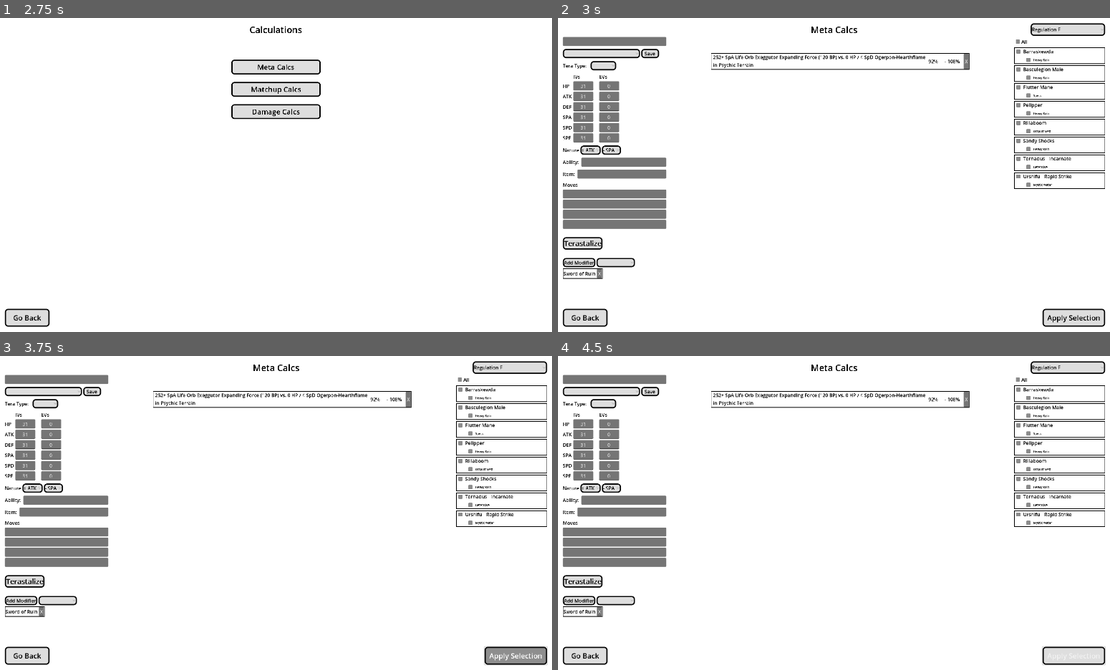
Above: before the commit, frames 1-4 (two rows, left to right).
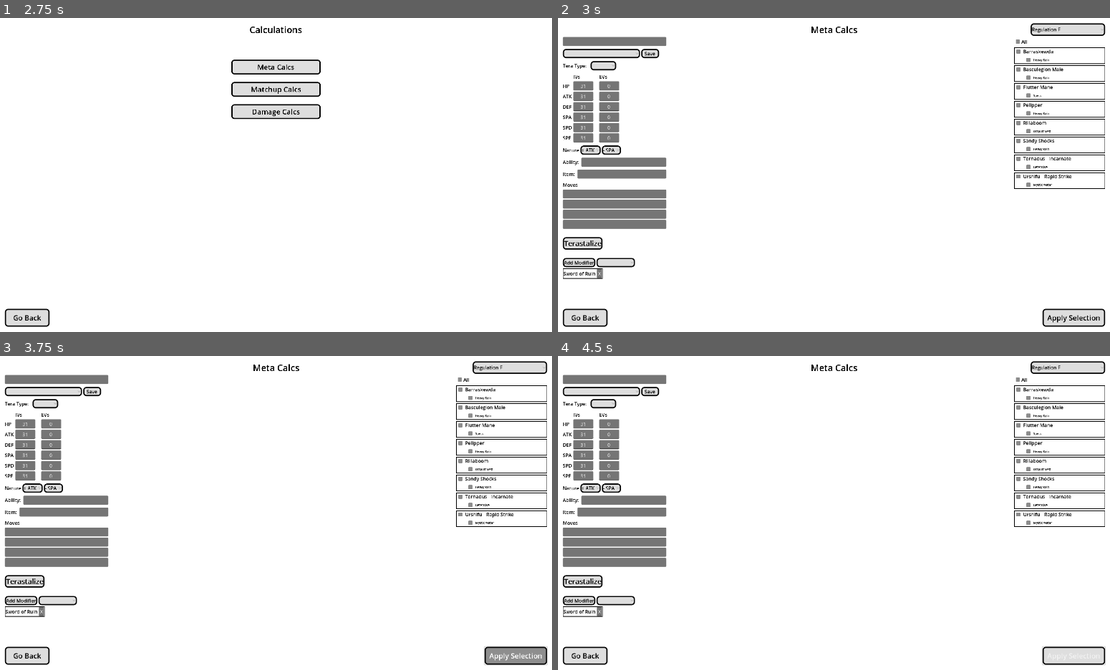
Above: after the commit, the same moments.

Repository: N0rin/VGC-Analyzer
Game: Godot game, scene res://Scene/UserInterface/main.tscn
Same seed, same stepped clock (60 frames per second), same inputs: the game is played once before the commit and once after it.
Inputs:
- Up to frame 1 (2.75 s): click "Analyzer" at 0.5 s; click "Go Back" at 1.25 s; click "Calculations" at 2 s
- Up to frame 2 (3 s): click "Meta Calcs" at 2.75 s
- Up to frame 3 (3.75 s): click "Apply Selection" at 3.5 s
- Up to frame 4 (4.5 s): click "Matchup Calcs" at 4.25 s

Frame 1 is identical in both runs. In frame 2, 0.8% of the frame differs, in the area x 27-75%, y 11-17%; in frame 3, 0.8%; in frame 4, 0.8%.

Commit message:
MoveDescriptions are Loading

Diff:
--- a/Ressourcen/Global/attack_description.gd
+++ b/Ressourcen/Global/attack_description.gd
@@ -29,7 +29,7 @@
 	var environment = screen + friend_guard + terrain + weather
 
 	var description = attacker + attack + "vs. " + defender + environment
-	$MarginContainer/HBoxContainer/Description.text = description
+	return description
 
 func get_attack_boost(context: AttackContext) -> String:
 	var boost_value = 0
@@ -190,9 +190,9 @@
 
 func get_offensive_ruin(context: AttackContext) -> String:
 	match([get_used_defense_stat(context), context.ruin_sword, context.ruin_sword]):
-		["Defense", true, _]:
+		["Defense", true, _] when context.defender.data.ability.name != "Sword of Ruin":
 			return "Sword of Ruin "
-		["Special Defense", _, true]:
+		["Special Defense", _, true] when context.defender.data.ability.name != "Beads of Ruin":
 			return "Beads of Ruin "
 	return ""
 
@@ -207,7 +207,7 @@
 		return "Helping Hand "
 	return ""
 
-func get_extra_attack_info(context: AttackContext):
+func get_extra_attack_info(context: AttackContext) -> String:
 	match(context.get_move().name):
 		"Heavy Slam", "Heat Crash":
 			return "(" + str(damage_calculation.get_heavy_slam_power(context.attacker.data.species.weight, context.defender.data.species.weight)) + " BP) "
@@ -222,6 +222,7 @@
 		"Misty Explosion":
 			if context.terrain == "Misty":
 				return "(150 BP) "
+	return ""
 
 func get_defense_boost(context: AttackContext) -> String:
 	var boost_value = 0
@@ -238,28 +239,33 @@
 
 func get_defender_training(context: AttackContext) -> String:
 	var data = context.defender.data
-	var text = ""
+	var defense = ""
 	var stat = ""
 	var iv = 0
 	match(get_used_defense_stat(context)):
 		"Defense":
 			stat = "Def"
-			text = str(data.def_evs)
+			defense = str(data.def_evs)
 			iv = data.def_ivs
 		"Special Defense":
 			stat = "SpD"
-			text = str(data.spd_evs)
+			defense = str(data.spd_evs)
 			iv = data.spd_ivs
 
 	if data.increased_stat == stat:
-		text = text + "+"
+		defense = defense + "+"
 	if data.reduced_stat == stat:
-		text = text + "-"
+		defense = defense + "-"
 
 	if iv != 31:
-		text = text + " " + str(iv) + "IV"
-
-	return text + " " + stat + " "
+		defense = defense + " " + str(iv) + "IV"
+
+	var hp = str(data.hp_evs)
+
+	if data.hp_ivs != 31:
+		hp = "%s %sIV" % [hp, data.hp_ivs]
+
+	return "%s HP / %s %s " % [hp, defense, stat]
 
 func get_defender_item(context: AttackContext) -> String:
 	var item = context.defender.data.item
@@ -267,7 +273,7 @@
 		["Assault Vest", "Special"]:
 			return item + " "
 
-	var type_matchup = damage_calculation.checkTypeMatchup(context.get_move(),context.defender.data.get_types())
+	var type_matchup = damage_calculation.checkTypeMatchup(context.get_move(),context.defender.get_typing())
 	match(context.get_move().type):
 		"Normal":
 			match(item):
@@ -368,9 +374,9 @@
 
 func get_defensive_ruin(context: AttackContext) -> String:
 	match([context.get_move().category, context.ruin_tablets, context.ruin_vessel]):
-		["Physical", true, _]:
+		["Physical", true, _] when context.attacker.data.ability.name != "Tablets of Ruin":
 			return "Tablets of Ruin "
-		["Special", _, true]:
+		["Special", _, true] when context.attacker.data.ability.name != "Vessel of Ruin":
 			return "Vessel of Ruin "
 	return ""
 
--- a/Ressourcen/Global/damage_calculation.gd
+++ b/Ressourcen/Global/damage_calculation.gd
@@ -380,7 +380,7 @@
 	return type_shifter
 
 func isPokemonGrounded(pokemon: Pokemon) -> bool:
-	match(pokemon.get_type()):
+	match(pokemon.get_typing()):
 		["Flying", _], [_, "Flying"]:
 			return false
 	if pokemon.data.ability.name == "Levitate":
--- a/Ressourcen/Pokemon.gd
+++ b/Ressourcen/Pokemon.gd
@@ -5,7 +5,7 @@
 var state:PokemonState
 
 func get_typing() -> Array[String]:
-	if state.terracrystalized:
+	if state.terracrystalized and data.tera_type != "Stellar":
 		return [data.tera_type, ""]
 
 	return data.get_base_types()
--- a/Ressourcen/PokemonData.gd
+++ b/Ressourcen/PokemonData.gd
@@ -1,7 +1,7 @@
 extends Resource
 class_name PokemonData
 
-@export var set_name : String
+@export var set_name : String = "new Set"
 @export var species : Species
 @export var ability : Ability
 @export var item : Item
--- a/Scene/UserInterface/SubScenes/move_calc_item.gd
+++ b/Scene/UserInterface/SubScenes/move_calc_item.gd
@@ -3,3 +3,7 @@
 
 func load_attack(context: AttackContext):
 	$MarginContainer/HBoxContainer/Description.text = AttackDescription.create_description(context)
+
+
+func _on_remove_button_pressed():
+	hide()
--- a/Scene/UserInterface/SubScenes/move_calc_item.tscn
+++ b/Scene/UserInterface/SubScenes/move_calc_item.tscn
@@ -17,12 +17,13 @@
 layout_mode = 2
 
 [node name="Description" type="Label" parent="MarginContainer/HBoxContainer"]
-custom_minimum_size = Vector2(100, 52)
+custom_minimum_size = Vector2(100, 0)
 layout_mode = 2
 size_flags_horizontal = 3
 size_flags_vertical = 1
 theme_override_colors/font_color = Color(0, 0, 0, 1)
 text = "252+ SpA Life Orb Exeggutor Expanding Force (120 BP) vs. 0 HP / 4 SpD Ogerpon-Hearthflame in Psychic Terrain"
+vertical_alignment = 1
 autowrap_mode = 2
 
 [node name="Minimum" type="Label" parent="MarginContainer/HBoxContainer"]
@@ -45,3 +46,5 @@
 [node name="RemoveButton" type="Button" parent="MarginContainer/HBoxContainer"]
 layout_mode = 2
 text = "X"
+
+[connection signal="pressed" from="MarginContainer/HBoxContainer/RemoveButton" to="." method="_on_remove_button_pressed"]
--- a/Scene/UserInterface/SubScenes/set_selection_item.gd
+++ b/Scene/UserInterface/SubScenes/set_selection_item.gd
@@ -18,6 +18,12 @@
 	species_label.text = species_name
 	create_subsets(pokemon_set_list)
 
+func get_sets() -> Array[PokemonData]:
+	var pokemon_sets : Array[PokemonData]
+	for subset in subset_container.get_children():
+		pokemon_sets.append(subset.get_set_data())
+
+	return pokemon_sets
 
 func _on_check_box_toggled(toggled_on):
 	for child in subset_container.get_children():
--- a/Scene/UserInterface/meta_calcs.gd
+++ b/Scene/UserInterface/meta_calcs.gd
@@ -2,6 +2,7 @@
 const DATA_PATH = "res://Ressourcen/"
 
 @onready var set_selection_item_scene = preload("res://Scene/UserInterface/SubScenes/set_selection_item.tscn")
+@onready var move_calc_item_scene = preload("res://Scene/UserInterface/SubScenes/move_calc_item.tscn")
 
 var pokemon_list: Array[Species]
 var pokemon_set_list: Array[PokemonData]
@@ -20,6 +21,7 @@
 @onready var move_selector4 = $"MarginContainer/VBoxContainer/CoreUI/Left/Set Edit/Moves/Move4"
 @onready var move_selectors = [move_selector1, move_selector2, move_selector3, move_selector4]
 @onready var right_set_selection = $MarginContainer/VBoxContainer/CoreUI/Right/Scroll/VBoxContainer
+@onready var middle_move_list = $MarginContainer/VBoxContainer/CoreUI/Middle/MiddleScroll/MoveList
 
 func load_saved_pokemon_data():
 	load_into_list(pokemon_list, "Species")
@@ -79,10 +81,65 @@
 		set_selection_item.toggled.connect(_on_right_box_toggled)
 
 func update_middle():
-	pass
+	clear_middle_selection()
+	var is_left_attacker = true
+	var test_pokemon = Pokemon.new()
+	test_pokemon.state = PokemonState.new()
+	test_pokemon.data = get_left_pokemon_data()
+	var context = AttackContext.new()
+
+	for set_selection_item: SetSelectionItem in right_set_selection.get_children():
+		for meta_set in set_selection_item.get_sets():
+			var meta_pokemon = Pokemon.new()
+			meta_pokemon.state = PokemonState.new()
+			meta_pokemon.data = meta_set
+
+			if is_left_attacker:
+				context.attacker = test_pokemon
+				context.defender = meta_pokemon
+			else:
+				context.attacker = meta_pokemon
+				context.defender = test_pokemon
+
+			for move_value in range(1,4):
+				context.used_attack = move_value
+				if context.get_move():
+					match(context.get_move().category):
+						"Physical", "Special":
+							var move_calc_item = move_calc_item_scene.instantiate()
+							move_calc_item.load_attack(context)
+							middle_move_list.add_child(move_calc_item)
+
+func get_left_pokemon_data() -> PokemonData:
+	var data = PokemonData.new()
+	data.species = find_by_name(pokemon_list, pokemon_selector.selected)
+	data.ability = find_by_name(ability_list, ability_selector_full.selected)
+	data.item = find_by_name(item_list, item_selector.selected)
+	data.tera_type = get_selected_tera_type()
+	data.increased_stat = get_modified_stat($"MarginContainer/VBoxContainer/CoreUI/Left/Set Edit/NatureSelector/NatureIncrease".selected)
+	data.reduced_stat = get_modified_stat($"MarginContainer/VBoxContainer/CoreUI/Left/Set Edit/NatureSelector/NatureDecrease".selected)
+	data.hp_evs = $"MarginContainer/VBoxContainer/CoreUI/Left/Set Edit/Stats/HpEv".value
+	data.atk_evs = $"MarginContainer/VBoxContainer/CoreUI/Left/Set Edit/Stats/AtkEv".value
+	data.def_evs = $"MarginContainer/VBoxContainer/CoreUI/Left/Set Edit/Stats/DefEv".value
+	data.spa_evs = $"MarginContainer/VBoxContainer/CoreUI/Left/Set Edit/Stats/SpaEv".value
+	data.spd_evs = $"MarginContainer/VBoxContainer/CoreUI/Left/Set Edit/Stats/SpdEv".value
+	data.spe_evs = $"MarginContainer/VBoxContainer/CoreUI/Left/Set Edit/Stats/SpeEv".value
+	data.hp_ivs = $"MarginContainer/VBoxContainer/CoreUI/Left/Set Edit/Stats/HpIv".value
+	data.atk_ivs = $"MarginContainer/VBoxContainer/CoreUI/Left/Set Edit/Stats/AtkIv".value
+	data.def_ivs = $"MarginContainer/VBoxContainer/CoreUI/Left/Set Edit/Stats/DefIv".value
+	data.spa_ivs = $"MarginContainer/VBoxContainer/CoreUI/Left/Set Edit/Stats/SpaIv".value
+	data.spd_ivs = $"MarginContainer/VBoxContainer/CoreUI/Left/Set Edit/Stats/SpdIv".value
+	data.spe_ivs = $"MarginContainer/VBoxContainer/CoreUI/Left/Set Edit/Stats/SpeIv".value
+	data.move1 = find_by_name(move_list, move_selector1.selected)
+	data.move2 = find_by_name(move_list, move_selector2.selected)
+	data.move3 = find_by_name(move_list, move_selector3.selected)
+	data.move4 = find_by_name(move_list, move_selector4.selected)
+	return data
 
 func _on_species_item_selected(name):
 	clear_set()
+	set_selector.clear()
+	set_selector.add_item("New Set", 0)
 	set_selector.set_item_metadata(0, null)
 
 	for species in pokemon_list:
@@ -123,15 +180,20 @@
 	for move_selector in move_selectors:
 		move_selector.clear()
 
-	clear_set()
-
-func clear_set():
 	set_selector.clear()
 	set_selector.add_item("New Set", 0)
+	clear_set()
+
+	clear_right_selection()
+	clear_middle_selection()
+
+func clear_set():
 	set_tera_type("Normal")
 	for node in $"MarginContainer/VBoxContainer/CoreUI/Left/Set Edit/Stats".get_children():
-		if node is SpinBox:
+		if node is EvSpinBox:
 			node.value = 0
+		elif node is SpinBox:
+			node.value = 31
 	$"MarginContainer/VBoxContainer/CoreUI/Left/Set Edit/NatureSelector/NatureIncrease".select(0)
 	$"MarginContainer/VBoxContainer/CoreUI/Left/Set Edit/NatureSelector/NatureDecrease".select(2)
 	ability_selector.select(-1)
@@ -145,13 +207,21 @@
 		right_set_selection.remove_child(child)
 		child.queue_free()
 
+func clear_middle_selection():
+	for child in middle_move_list.get_children():
+		middle_move_list.remove_child(child)
+		child.queue_free()
+
 func _on_back_pressed():
 	hide()
 	clear()
 
 func _on_set_select_item_selected(index):
 	var pokemon_set: PokemonData = set_selector.get_item_metadata(index)
-	set_pokemon_data(pokemon_set)
+	if pokemon_set:
+		set_pokemon_data(pokemon_set)
+	else:
+		clear_set()
 
 func get_pokemon_set_from_species(name: String) -> Array[PokemonData]:
 	var list: Array[PokemonData]
@@ -212,6 +282,63 @@
 			index = 18
 	$"MarginContainer/VBoxContainer/CoreUI/Left/Set Edit/Tera/OptionButton".select(index)
 
+func get_selected_tera_type() -> String:
+	var index = $"MarginContainer/VBoxContainer/CoreUI/Left/Set Edit/Tera/OptionButton".selected
+	match(index):
+		0:
+			return "Bug"
+		1:
+			return "Dark"
+		2:
+			return "Dragon"
+		3:
+			return "Electric"
+		4:
+			return "Fairy"
+		5:
+			return "Fighting"
+		6:
+			return "Fire"
+		7:
+			return "Flying"
+		8:
+			return "Ghost"
+		9:
+			return "Grass"
+		10:
+			return "Ground"
+		11:
+			return "Ice"
+		12:
+			return "Normal"
+		13:
+			return "Poison"
+		14:
+			return "Psychic"
+		15:
+			return "Rock"
+		16:
+			return "Steel"
+		17:
+			return "Water"
+		18:
+			return "Stellar"
+	return ""
+
+func get_modified_stat(index: int) -> String:
+	match(index):
+		0:
+			return "Atk"
+		1:
+			return "Def"
+		2:
+			return "SpA"
+		3:
+			return "SpD"
+		4:
+			return "Spe"
+	return ""
+
 func set_training_values(pokemon_data: PokemonData):
 	var container_node = $"MarginContainer/VBoxContainer/CoreUI/Left/Set Edit/Stats"
 	container_node.get_node("HpIv").value = pokemon_data.hp_ivs
@@ -273,3 +400,8 @@
 
 func _on_apply_selection_pressed():
 	update_middle()
+
+func find_by_name(list: Array, name: String):
+	for thing in list:
+		if thing.name == name:
+			return thing
--- a/Scene/UserInterface/meta_calcs.tscn
+++ b/Scene/UserInterface/meta_calcs.tscn
@@ -1,11 +1,10 @@
-[gd_scene load_steps=9 format=3 uid="uid://ddf8ofme5gq66"]
+[gd_scene load_steps=8 format=3 uid="uid://ddf8ofme5gq66"]
 
 [ext_resource type="StyleBox" uid="uid://b1bvdnbgalbwm" path="res://Ressourcen/Styles/menue_style_box_flat.tres" id="1_2hhlj"]
 [ext_resource type="Script" path="res://Scene/UserInterface/meta_calcs.gd" id="1_n72al"]
 [ext_resource type="StyleBox" uid="uid://cepxar0wi7s6g" path="res://Ressourcen/Styles/menue_hover_style_box_flat.tres" id="2_4okmv"]
 [ext_resource type="StyleBox" uid="uid://cafjxm53n17na" path="res://Ressourcen/Styles/menue_pressed_style_box_flat.tres" id="3_6qvp8"]
 [ext_resource type="PackedScene" uid="uid://ce10khqhsu0mo" path="res://Scene/UserInterface/SubScenes/modifier.tscn" id="4_kdhss"]
-[ext_resource type="PackedScene" uid="uid://tvnlr676x744" path="res://Scene/UserInterface/SubScenes/move_calc_item.tscn" id="4_puudf"]
 [ext_resource type="PackedScene" uid="uid://cxjnym73ccpik" path="res://Scene/UserInterface/SubScenes/ev_spin_box.tscn" id="5_3qt34"]
 [ext_resource type="PackedScene" uid="uid://cueqqi8r12cud" path="res://Scene/UserInterface/SubScenes/search_option_button.tscn" id="6_8gsq0"]
 
@@ -563,14 +562,11 @@
 layout_mode = 2
 size_flags_vertical = 3
 
-[node name="VBoxContainer" type="VBoxContainer" parent="MarginContainer/VBoxContainer/CoreUI/Middle/MiddleScroll"]
+[node name="MoveList" type="VBoxContainer" parent="MarginContainer/VBoxContainer/CoreUI/Middle/MiddleScroll"]
 custom_minimum_size = Vector2(200, 0)
 layout_mode = 2
 size_flags_horizontal = 3
 size_flags_vertical = 3
-
-[node name="Control" parent="MarginContainer/VBoxContainer/CoreUI/Middle/MiddleScroll/VBoxContainer" instance=ExtResource("4_puudf")]
-layout_mode = 2
 
 [node name="Right" type="VBoxContainer" parent="MarginContainer/VBoxContainer/CoreUI"]
 layout_mode = 2
